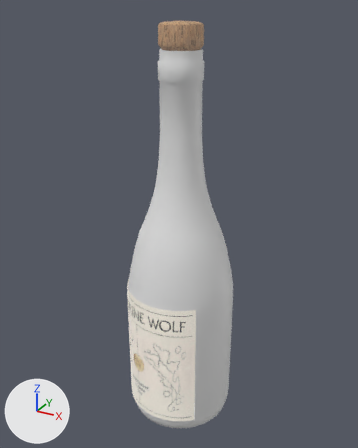
Two versions of the glTF model scroll2/models/3.0/DW.glb, one commit apart.
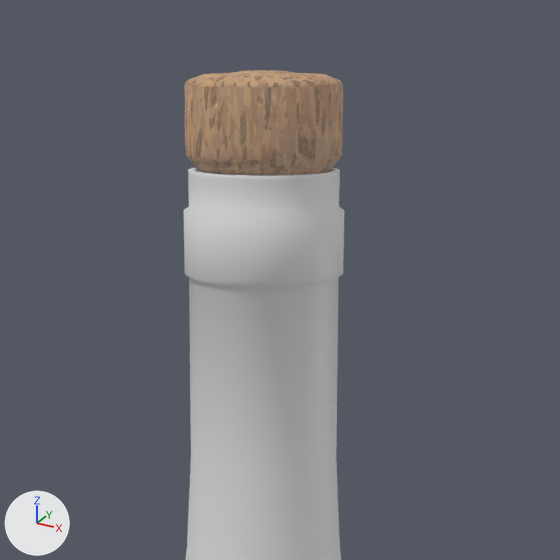
Each version is shown whole from a camera (50 mm lens) standing at (0.1685, -0.3091, 0.2236) and looking at (-0.0035, 0.0035, 0.0673), then close up on the part from 29% to 75% of the width and 0% to 36% of the height. Lighting does not change. The marker at lower left points along +X, +Y and +Z. Where no turn or scale is listed for an object, it has been applied to the vertices.

In view in the first close-up: 'bottle', 'cork'.
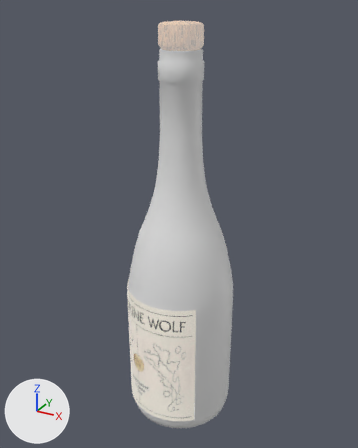
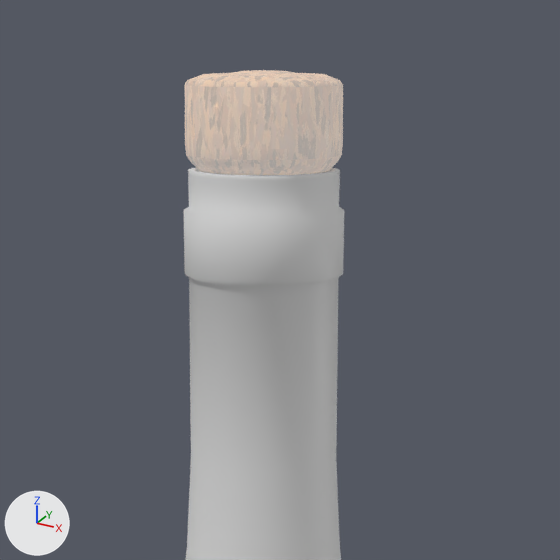
Pixel boxes [x1, y1, x2, y2] of what changed, in the close-ups (560 x 560 px):
'cork', surface changed: [185, 70, 343, 175] in both

Patch to the scene script:
```diff
--- a/scroll2/models/3.0/DW.glb.py
+++ b/scroll2/models/3.0/DW.glb.py
@@ mat_cork_wood_board @@
 mat_cork_wood_board.roughness = 1.0
-mat_cork_wood_board.emission_strength = 0.043
+mat_cork_wood_board.emission_strength = 0.302
```
